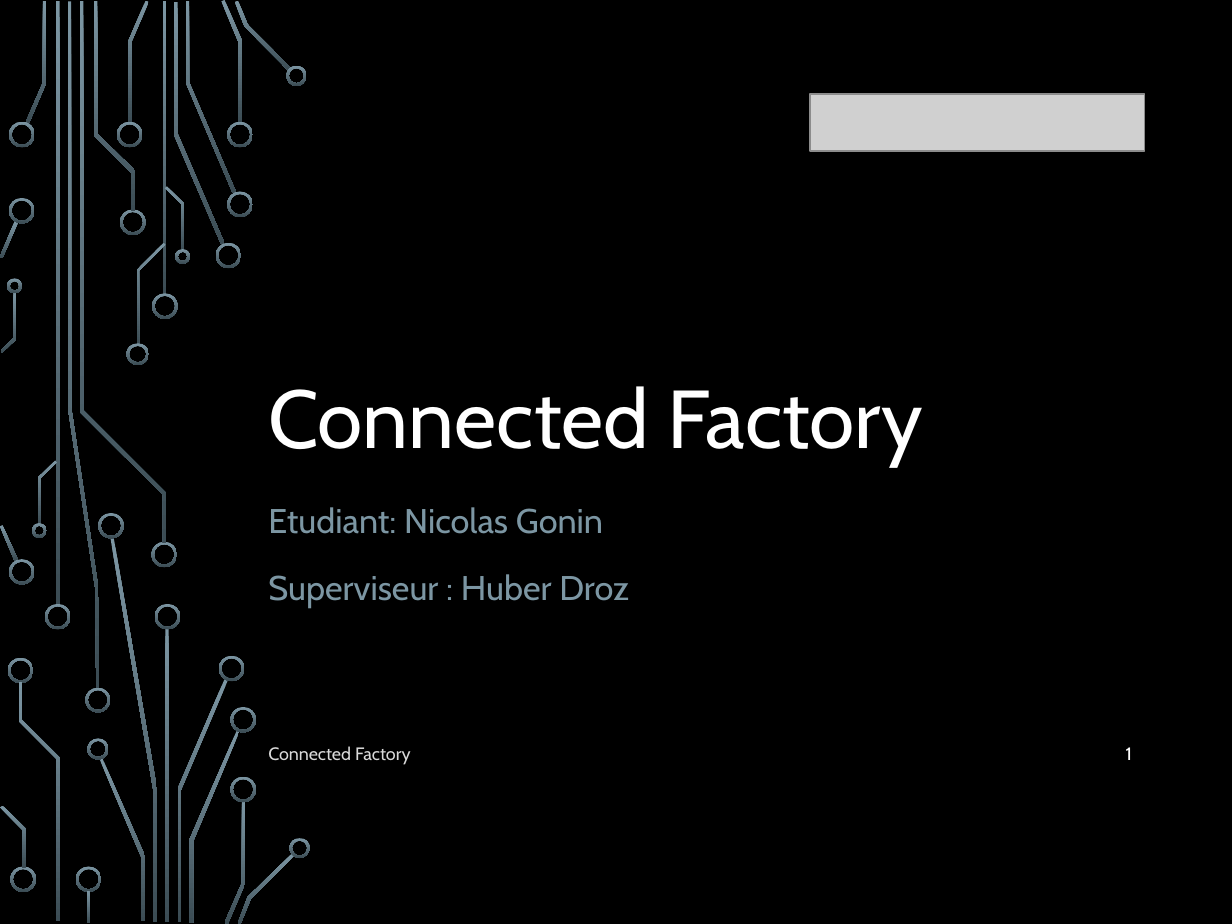
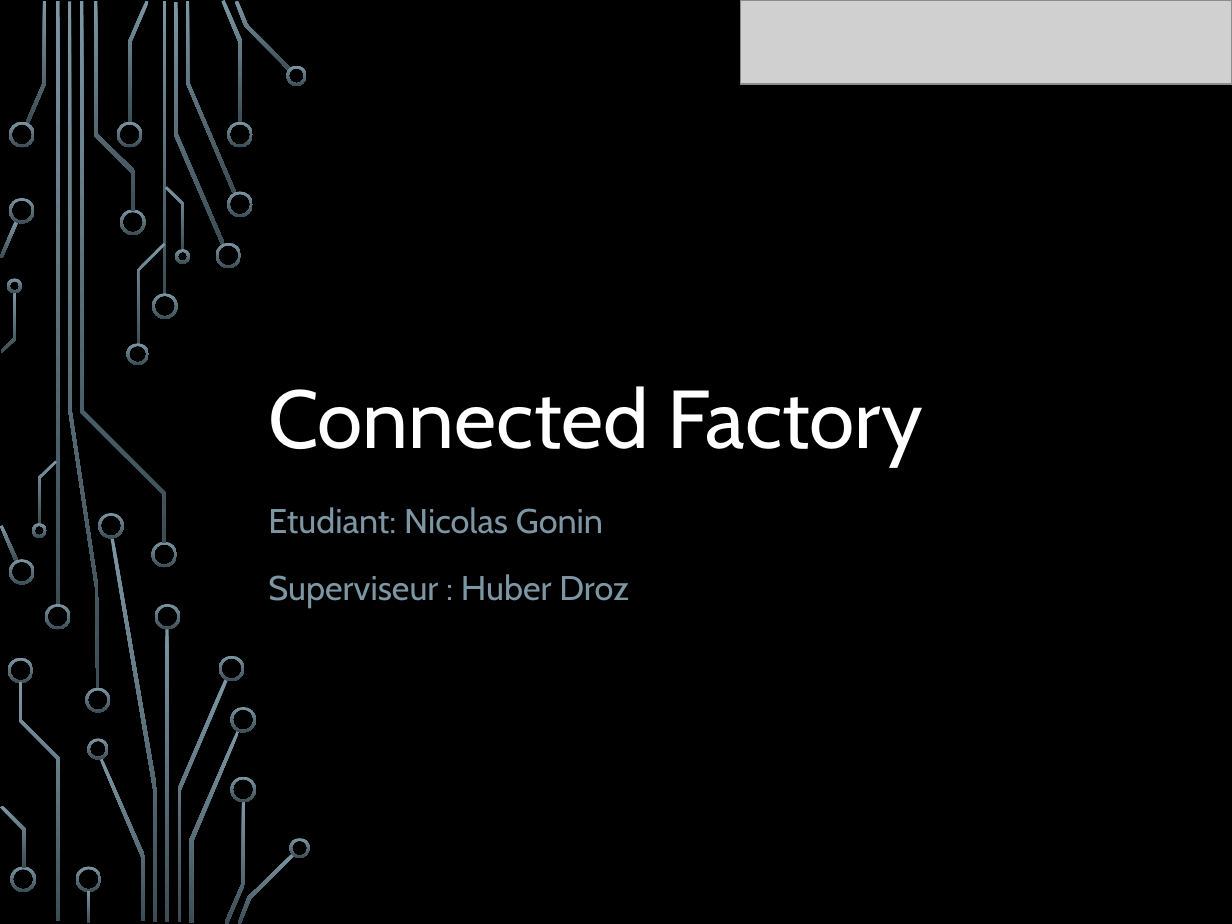
Before and after one commit to thegazou/connected-factory, a slide deck: slide 1 of Documentations/Présentation.pptx. Drawn at 1232x924 pixels with LibreOffice and Linux fonts; fonts in the diff are those of the drawing; grey boxes stand for pictures; background and template pictures are left out. Boxes give left, top, right and bottom in pixels: in the first picture for what was removed or moved away, otherwise in the second. Text is boxed around its words. In the diff, an @@ line names an element or a change of style, - is before the commit and + after.

```diff
--- a/Documentations/Présentation.pptx
+++ b/Documentations/Présentation.pptx
@@ picture resized from (x1=809, y1=94, x2=1143, y2=150) to (x1=740, y1=0, x2=1232, y2=84) @@
@@ text removed at (x1=268, y1=746, x2=411, y2=765) @@
-Connected Factory
@@ page number removed at (x1=1126, y1=747, x2=1132, y2=760) @@
-1
```
Also in this commit, not shown: 19 other slides changed, 9 slides added, 7 slides removed.
